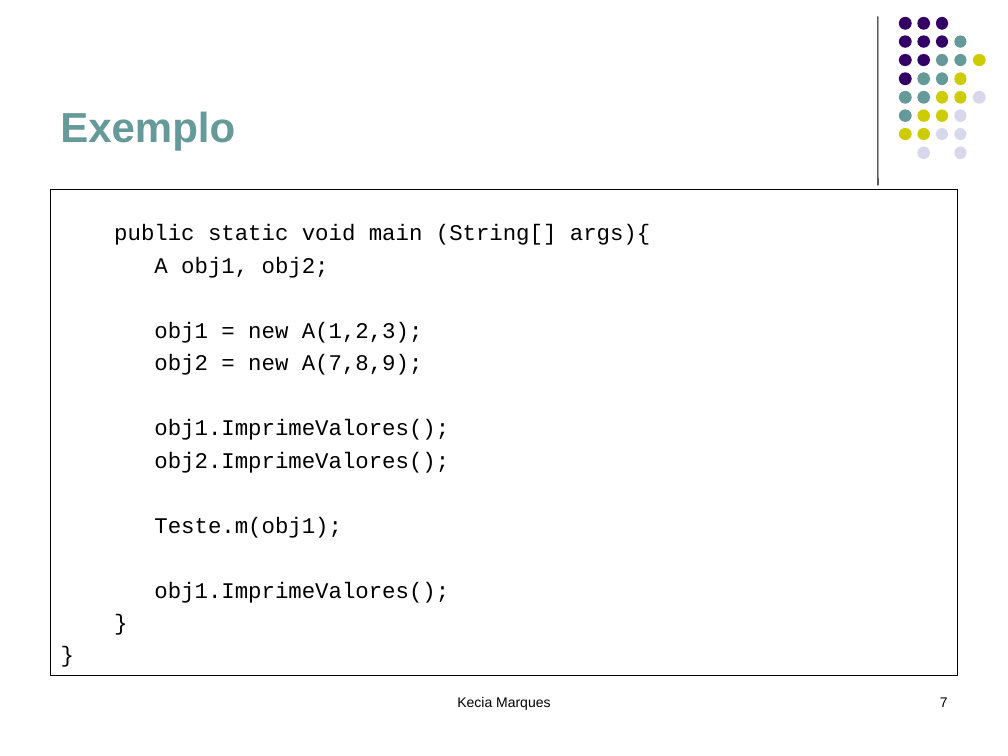
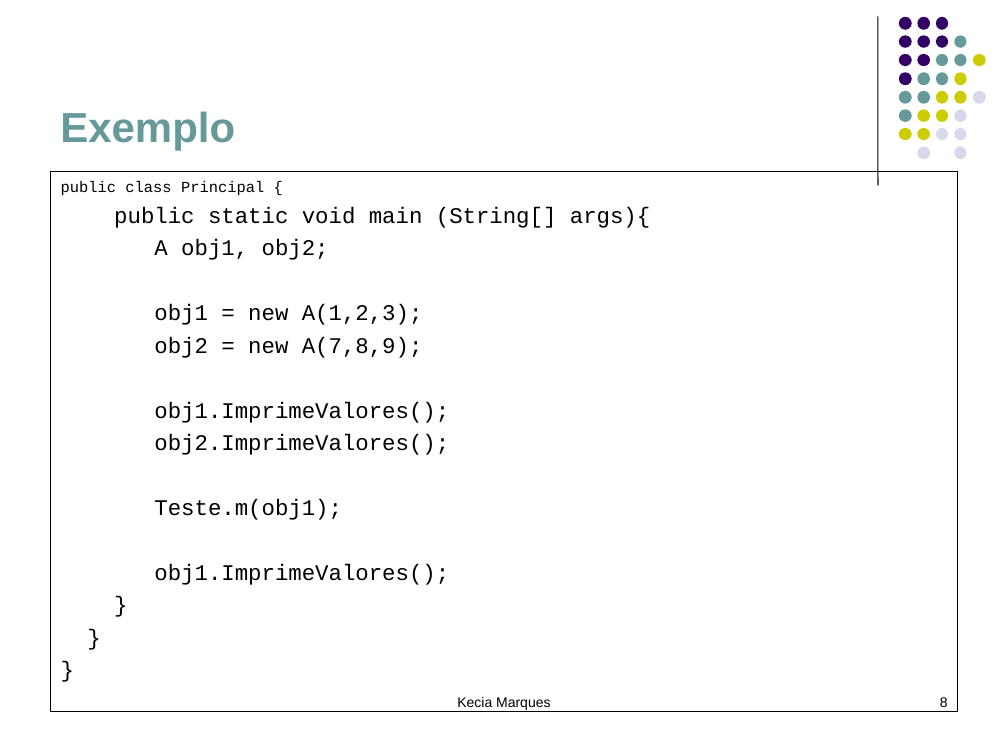
Before and after one commit to eduardocunha11/firstblog, a slide deck: slide 8 of aulas/poo/5.Associação entre Objetos.ppt (slide 7 before the commit). Drawn at 1008x756 pixels with LibreOffice and Linux fonts; fonts in the diff are those of the drawing. Boxes give left, top, right and bottom in pixels: in the first picture for what was removed or moved away, otherwise in the second. Text is boxed around its words. In the diff, an @@ line names an element or a change of style, - is before the commit and + after.

```diff
--- a/aulas/poo/5.Associação entre Objetos.ppt
+++ b/aulas/poo/5.Associação entre Objetos.ppt
@@ text in rectangle at [50,171,958,711]: paragraph added @@
+}
@@ rectangle "public class Principal {": place and size @@
-rectangle "public class Principal {" at [50,190,958,675]
+rectangle "public class Principal {" at [50,171,958,711]
@@ text in rectangle at [61,181,264,196]: paragraph added @@
+public class Principal {
@@ page number at [940,697,948,707]: text changed @@
-7
+8
```
Also in this commit, not shown: 3 other slides changed, 1 slide added.
